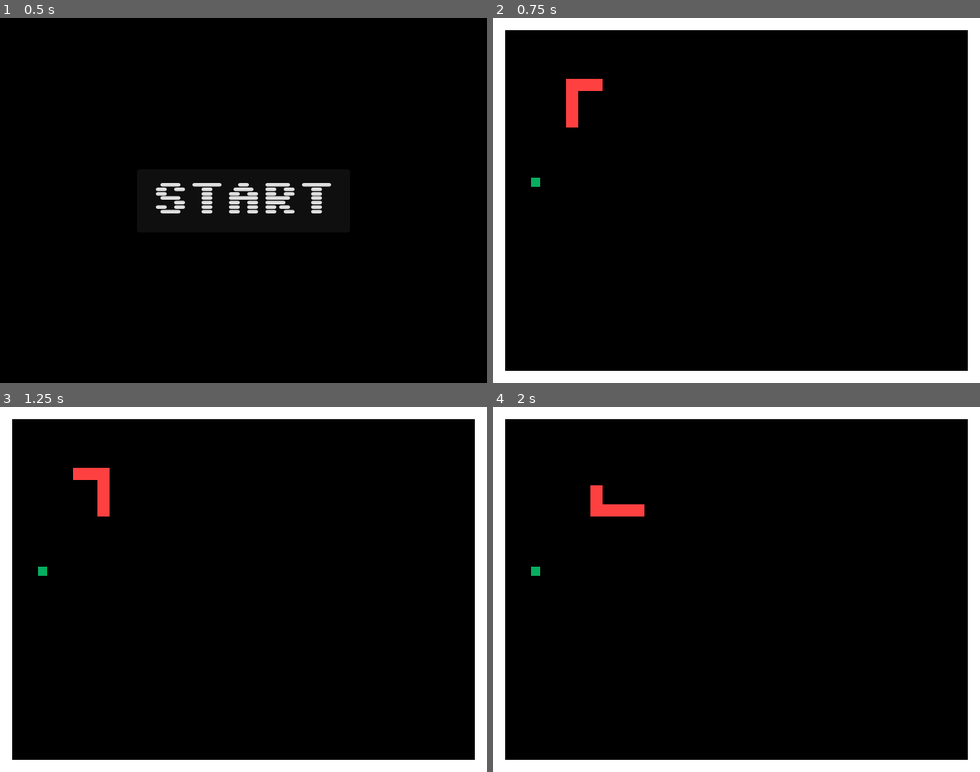
Above: before the commit, frames 1-4 (two rows, left to right).
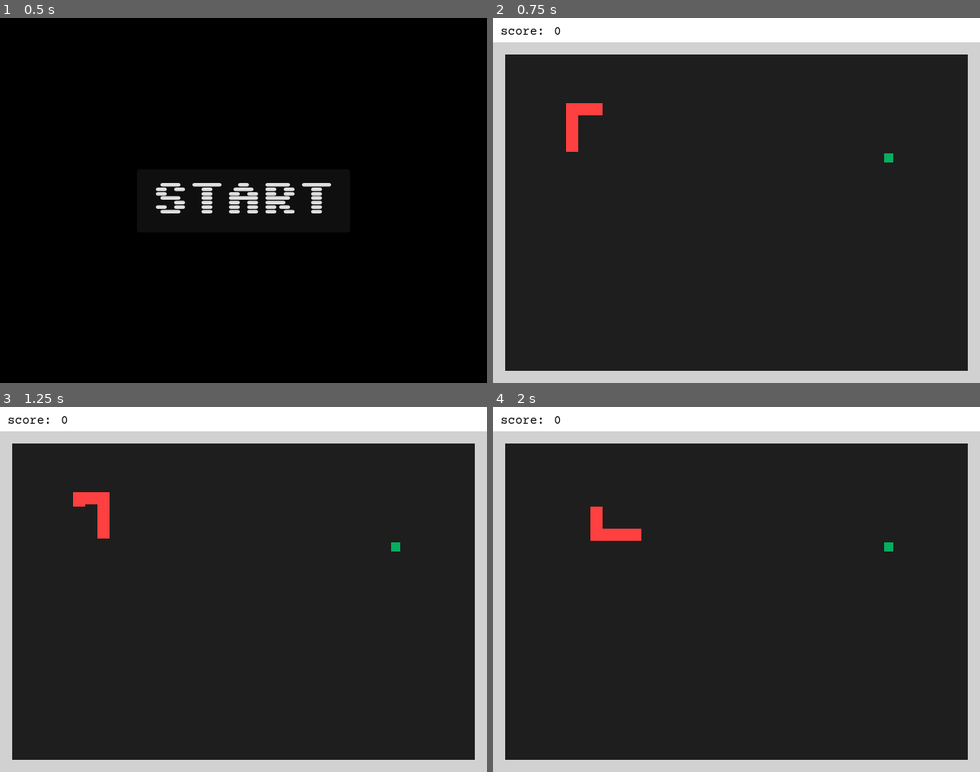
Above: after the commit, the same moments.

Repository: mkacik/godot-snek
Game: Godot game, scene res://scenes/main.tscn
The game is run twice, just before and just after one commit, with the same random seed, the same clock (stepped at 60 frames per second) and the same inputs.
Inputs:
- Up to frame 1 (0.5 s): no input
- Up to frame 2 (0.75 s): click "START" at 0.5 s
- Up to frame 3 (1.25 s): no input
- Up to frame 4 (2 s): hold Right (move_right) from 1.28 s (still down)

Frame 1 is identical in both runs. In frame 2, 96% of the frame differs, in the area x 0-100%, y 2-100%; in frame 3, 96%; in frame 4, 96%.

Commit message:
Add score bar, refactor player/tail move logic to shared class

Diff:
--- /dev/null
+++ b/lib/moving_body.gd
@@ -0,0 +1,47 @@
+extends Area2D
+
+const Common = preload("res://lib/common.gd")
+
+signal finished_moving
+
+var direction: Vector2
+var target_position: Vector2
+var paused: bool
+
+func _ready():
+    pass
+
+func _process(delta: float):
+    if paused:
+        return
+
+    if position == target_position:
+        return
+
+    var velocity = direction * Common.MOVE_ANIMATION_SPEED
+    var position_delta = velocity * delta
+    position = Common.clamped(position + position_delta, position, target_position)
+    if position == target_position:
+        finished_moving.emit()
+
+func start(new_position: Vector2) -> void:
+    paused = false
+    position = new_position
+    target_position = new_position
+    direction = Vector2.ZERO
+
+func stop() -> void:
+    paused = true
+    position = Vector2.ZERO
+    target_position = Vector2.ZERO
+    direction = Vector2.ZERO
+
+func pause() -> void:
+    paused = true
+
+func unpause() -> void:
+    paused = false
+
+func move(new_target_position: Vector2) -> void:
+    direction = (new_target_position - target_position).normalized()
+    target_position = new_target_position
--- a/scenes/hud.gd
+++ b/scenes/hud.gd
@@ -8,18 +8,25 @@
 func _process(_delta: float) -> void:
     pass
 
-func show_game_over_message():
+func show_game_over_message(final_score: int) -> void:
+    $ScoreBar.hide()
+    $GameOverMessage/FinalScore.text = "score: " + str(final_score)
     $GameOverMessage.show()
     await get_tree().create_timer(2.0).timeout
+    $StartButton.text = "RESTART"
     $StartButton.show()
 
-func show_paused_message():
+func show_paused_message() -> void:
     $PausedMessage.show()
 
-func hide_paused_message():
+func hide_paused_message() -> void:
     $PausedMessage.hide()
+
+func update_score(new_score: int) -> void:
+    $ScoreBar/Score.text = str(new_score)
 
 func _on_start_button_pressed() -> void:
     $GameOverMessage.hide()
     $StartButton.hide()
+    $ScoreBar.show()
     start_game.emit()
--- a/scenes/hud.tscn
+++ b/scenes/hud.tscn
@@ -1,7 +1,9 @@
-[gd_scene load_steps=3 format=3 uid="uid://ccmivnmm1cxdu"]
+[gd_scene load_steps=5 format=3 uid="uid://ccmivnmm1cxdu"]
 
 [ext_resource type="Script" path="res://scenes/hud.gd" id="1_dcsrn"]
 [ext_resource type="Theme" uid="uid://ohbxnwpsmf82" path="res://themes/main_theme.tres" id="1_r2ti2"]
+[ext_resource type="LabelSettings" uid="uid://b185ewcntfgqt" path="res://themes/score_label_settings.tres" id="3_dt71d"]
+[ext_resource type="LabelSettings" uid="uid://csmkhjnwpofo8" path="res://themes/final_score_label_settings.tres" id="3_s3gaa"]
 
 [node name="HUD" type="CanvasLayer"]
 script = ExtResource("1_dcsrn")
@@ -27,12 +29,27 @@
 anchor_left = 0.5
 anchor_right = 0.5
 offset_left = -216.0
-offset_top = 100.0
+offset_top = 80.0
 offset_right = 216.0
-offset_bottom = 148.0
+offset_bottom = 128.0
 grow_horizontal = 2
 theme = ExtResource("1_r2ti2")
 text = "GAME OVER"
+
+[node name="FinalScore" type="Label" parent="GameOverMessage"]
+layout_mode = 1
+anchors_preset = 5
+anchor_left = 0.5
+anchor_right = 0.5
+offset_left = -312.0
+offset_top = 56.0
+offset_right = 312.0
+offset_bottom = 94.0
+grow_horizontal = 2
+text = "score: "
+label_settings = ExtResource("3_s3gaa")
+horizontal_alignment = 1
+vertical_alignment = 1
 
 [node name="PausedMessage" type="Label" parent="."]
 visible = false
@@ -50,4 +67,35 @@
 theme = ExtResource("1_r2ti2")
 text = "paused"
 
+[node name="SheerOverlay" type="ColorRect" parent="PausedMessage"]
+layout_mode = 0
+offset_left = -176.0
+offset_top = -216.0
+offset_right = 464.0
+offset_bottom = 264.0
+color = Color(1, 1, 1, 0.117647)
+
+[node name="ScoreBar" type="ColorRect" parent="."]
+visible = false
+offset_right = 640.0
+offset_bottom = 32.0
+
+[node name="ScoreLabel" type="Label" parent="ScoreBar"]
+layout_mode = 0
+offset_left = 10.0
+offset_top = 9.0
+offset_right = 68.0
+offset_bottom = 32.0
+text = "score:"
+label_settings = ExtResource("3_dt71d")
+
+[node name="Score" type="Label" parent="ScoreBar"]
+layout_mode = 0
+offset_left = 80.0
+offset_top = 9.0
+offset_right = 224.0
+offset_bottom = 32.0
+text = "0"
+label_settings = ExtResource("3_dt71d")
+
 [connection signal="pressed" from="StartButton" to="." method="_on_start_button_pressed"]
--- a/scenes/level.gd
+++ b/scenes/level.gd
@@ -3,7 +3,8 @@
 const Common = preload("res://lib/common.gd")
 const CELL_SIZE: int = Common.CELL_SIZE
 
-signal game_over
+signal score_changed(new_score: int)
+signal game_over(final_score: int)
 signal game_paused
 signal game_unpaused
 
@@ -13,6 +14,7 @@
 var grid_size: Vector2
 var cells: Cells
 var paused: bool
+var score: int
 
 # One of cardinal directions (Vector.UP, etc.) or Vector2.ZERO
 var next_direction: Vector2
@@ -33,7 +35,7 @@
     # print("Min interval: ", 1.0 * Common.CELL_SIZE / Common.MOVE_ANIMATION_SPEED)
     # print("Current move interval: ", $MoveTimer.wait_time)
 
-    grid_size = get_viewport_rect().size / CELL_SIZE
+    grid_size = $Background.size / CELL_SIZE
     cells = Cells.new(grid_size)
 
 func _process(_delta: float) -> void:
@@ -132,6 +134,7 @@
     next_direction = valid_directions.pick_random()
 
 func start() -> void:
+    score = 0
     cells.initialize()
     spawn_snake()
     spawn_walls()
@@ -186,6 +189,10 @@
     tail_end_target_cell = tail_segments[-1].position / CELL_SIZE
     $TailEnd.move(tail_end_target_cell * CELL_SIZE)
 
+func bump_score():
+    score += 1
+    score_changed.emit(score)
+
 func _on_player_finished_moving() -> void:
     player_cell = player_target_cell
 
@@ -198,9 +205,10 @@
 func _on_player_apple_eaten() -> void:
     spawn_tail_segment(tail_end_target_cell)
     spawn_apple()
+    bump_score()
 
 func _on_player_wall_hit() -> void:
-    game_over.emit()
+    game_over.emit(score)
 
 func _on_move_timer_timeout() -> void:
     tick()
--- a/scenes/level.tscn
+++ b/scenes/level.tscn
@@ -8,12 +8,16 @@
 [ext_resource type="PackedScene" uid="uid://bvrxvn86aje38" path="res://scenes/tail_end.tscn" id="5_dmfuh"]
 
 [node name="Level" type="Node2D"]
-visible = false
+position = Vector2(0, 32)
 script = ExtResource("1_tjnu4")
 wall_scene = ExtResource("2_arvb6")
 tail_scene = ExtResource("3_ki6ss")
+metadata/_edit_group_ = true
 
-[node name="MoveTimer" type="Timer" parent="."]
+[node name="Background" type="ColorRect" parent="."]
+offset_right = 640.0
+offset_bottom = 448.0
+color = Color(0.12, 0.12, 0.12, 1)
 
 [node name="TailEnd" parent="." instance=ExtResource("5_dmfuh")]
 
@@ -22,8 +26,10 @@
 
 [node name="Player" parent="." instance=ExtResource("3_rgire")]
 
-[connection signal="timeout" from="MoveTimer" to="." method="_on_move_timer_timeout"]
+[node name="MoveTimer" type="Timer" parent="."]
+
 [connection signal="finished_moving" from="TailEnd" to="." method="_on_tail_end_finished_moving"]
 [connection signal="apple_eaten" from="Player" to="." method="_on_player_apple_eaten"]
 [connection signal="finished_moving" from="Player" to="." method="_on_player_finished_moving"]
 [connection signal="wall_hit" from="Player" to="." method="_on_player_wall_hit"]
+[connection signal="timeout" from="MoveTimer" to="." method="_on_move_timer_timeout"]
--- a/scenes/main.gd
+++ b/scenes/main.gd
@@ -9,12 +9,15 @@
 func _on_hud_start_game() -> void:
     $Level.start()
 
-func _on_level_game_over() -> void:
+func _on_level_game_over(final_score: int) -> void:
     $Level.stop()
-    $HUD.show_game_over_message()
+    $HUD.show_game_over_message(final_score)
 
 func _on_level_game_paused() -> void:
     $HUD.show_paused_message()
 
 func _on_level_game_unpaused() -> void:
     $HUD.hide_paused_message()
+
+func _on_level_score_changed(new_score: int) -> void:
+    $HUD.update_score(new_score)
--- a/scenes/main.tscn
+++ b/scenes/main.tscn
@@ -16,10 +16,12 @@
 color = Color(0, 0, 0, 1)
 
 [node name="Level" parent="." instance=ExtResource("4_0euvk")]
+visible = false
 
 [node name="HUD" parent="." instance=ExtResource("3_uv6ks")]
 
 [connection signal="game_over" from="Level" to="." method="_on_level_game_over"]
 [connection signal="game_paused" from="Level" to="." method="_on_level_game_paused"]
 [connection signal="game_unpaused" from="Level" to="." method="_on_level_game_unpaused"]
+[connection signal="score_changed" from="Level" to="." method="_on_level_score_changed"]
 [connection signal="start_game" from="HUD" to="." method="_on_hud_start_game"]
--- a/scenes/player.gd
+++ b/scenes/player.gd
@@ -1,54 +1,17 @@
-extends Area2D
+extends MovingBody
 
-const Common = preload("res://lib/common.gd")
+const MovingBody = preload("res://lib/moving_body.gd")
 
 signal wall_hit
 signal apple_eaten
-signal finished_moving
-
-var direction: Vector2
-var target_position: Vector2
-var paused: bool
-
-func _ready():
-    pass
-
-func _process(delta: float):
-    if paused:
-        return
-
-    if position == target_position:
-        return
-
-    var velocity = direction * Common.MOVE_ANIMATION_SPEED
-    var position_delta = velocity * delta
-    position = Common.clamped(position + position_delta, position, target_position)
-    if position == target_position:
-        finished_moving.emit()
 
 func start(new_position: Vector2) -> void:
-    position = new_position
-    target_position = new_position
-    direction = Vector2.ZERO
-    paused = false
+    super(new_position)
     $CollisionShape2D.set_deferred("disabled", false)
 
 func stop() -> void:
-    position = Vector2.ZERO
-    target_position = Vector2.ZERO
-    direction = Vector2.ZERO
-    paused = true
+    super()
     $CollisionShape2D.set_deferred("disabled", true)
-
-func pause() -> void:
-    paused = true
-
-func unpause() -> void:
-    paused = false
-
-func move(new_position: Vector2) -> void:
-    direction = (new_position - position).normalized()
-    target_position = new_position
 
 func can_move(maybe_next_direction: Vector2) -> bool:
     return (direction + maybe_next_direction) != Vector2.ZERO
--- a/scenes/player.tscn
+++ b/scenes/player.tscn
@@ -6,6 +6,7 @@
 size = Vector2(16, 16)
 
 [node name="Player" type="Area2D"]
+collision_layer = 0
 script = ExtResource("1_7k03j")
 metadata/_edit_group_ = true
 
--- a/scenes/tail.tscn
+++ b/scenes/tail.tscn
@@ -6,6 +6,7 @@
 size = Vector2(16, 16)
 
 [node name="Tail" type="AnimatableBody2D" groups=["tail"]]
+collision_mask = 0
 sync_to_physics = false
 script = ExtResource("1_ku24m")
 metadata/_edit_group_ = true
--- a/scenes/tail_end.gd
+++ b/scenes/tail_end.gd
@@ -1,45 +1,3 @@
-extends AnimatableBody2D
+extends MovingBody
 
-const Common = preload("res://lib/common.gd")
-
-signal finished_moving
-
-var direction: Vector2
-var target_position: Vector2
-var paused: bool
-
-func _ready() -> void:
-    pass
-
-func _process(delta: float) -> void:
-    if paused:
-        return
-
-    if position == target_position:
-        return
-
-    var velocity = direction * Common.MOVE_ANIMATION_SPEED
-    var position_delta = velocity * delta
-    position = Common.clamped(position + position_delta, position, target_position)
-    if position == target_position:
-        finished_moving.emit()
-
-func pause() -> void:
-    paused = true
-
-func unpause() -> void:
-    paused = false
-
-func move(new_target_position: Vector2) -> void:
-    direction = (new_target_position - target_position).normalized()
-    target_position = new_target_position
-
-func start(new_position: Vector2) -> void:
-    position = new_position
-    target_position = new_position
-    direction = Vector2.ZERO
-
-func stop() -> void:
-    position = Vector2.ZERO
-    target_position = Vector2.ZERO
-    direction = Vector2.ZERO
+const MovingBody = preload("res://lib/moving_body.gd")
--- a/scenes/tail_end.tscn
+++ b/scenes/tail_end.tscn
@@ -5,8 +5,8 @@
 [sub_resource type="RectangleShape2D" id="RectangleShape2D_5ajpk"]
 size = Vector2(16, 16)
 
-[node name="TailEnd" type="AnimatableBody2D"]
-sync_to_physics = false
+[node name="TailEnd" type="Area2D"]
+collision_mask = 0
 script = ExtResource("1_qr2m2")
 metadata/_edit_group_ = true
 
--- a/scenes/wall.tscn
+++ b/scenes/wall.tscn
@@ -1,6 +1,4 @@
-[gd_scene load_steps=3 format=3 uid="uid://kdaaygddkmlt"]
-
-[ext_resource type="Texture2D" uid="uid://e2653otifgad" path="res://art/wall.png" id="1_rptac"]
+[gd_scene load_steps=2 format=3 uid="uid://kdaaygddkmlt"]
 
 [sub_resource type="RectangleShape2D" id="RectangleShape2D_d1k43"]
 size = Vector2(16, 16)
@@ -13,8 +11,7 @@
 position = Vector2(8, 8)
 shape = SubResource("RectangleShape2D_d1k43")
 
-[node name="Sprite2D" type="Sprite2D" parent="."]
-position = Vector2(8, 8)
-texture = ExtResource("1_rptac")
-region_enabled = true
-region_rect = Rect2(32, 0, 16, 16)
+[node name="ColorRect" type="ColorRect" parent="."]
+offset_right = 16.0
+offset_bottom = 16.0
+color = Color(0.817521, 0.817521, 0.817521, 1)
--- /dev/null
+++ b/themes/final_score_label_settings.tres
@@ -0,0 +1,4 @@
+[gd_resource type="LabelSettings" format=3 uid="uid://csmkhjnwpofo8"]
+
+[resource]
+font_size = 28
--- /dev/null
+++ b/themes/score_label_settings.tres
@@ -0,0 +1,7 @@
+[gd_resource type="LabelSettings" load_steps=2 format=3 uid="uid://b185ewcntfgqt"]
+
+[ext_resource type="FontFile" uid="uid://5h47ewt7wstm" path="res://fonts/CourierPrime-Regular.ttf" id="1_u0isy"]
+
+[resource]
+font = ExtResource("1_u0isy")
+font_color = Color(0, 0, 0, 1)
Binary file added: fonts/CourierPrime-Regular.ttf
Not shown, added: fonts/CourierPrime-Regular.ttf.import
